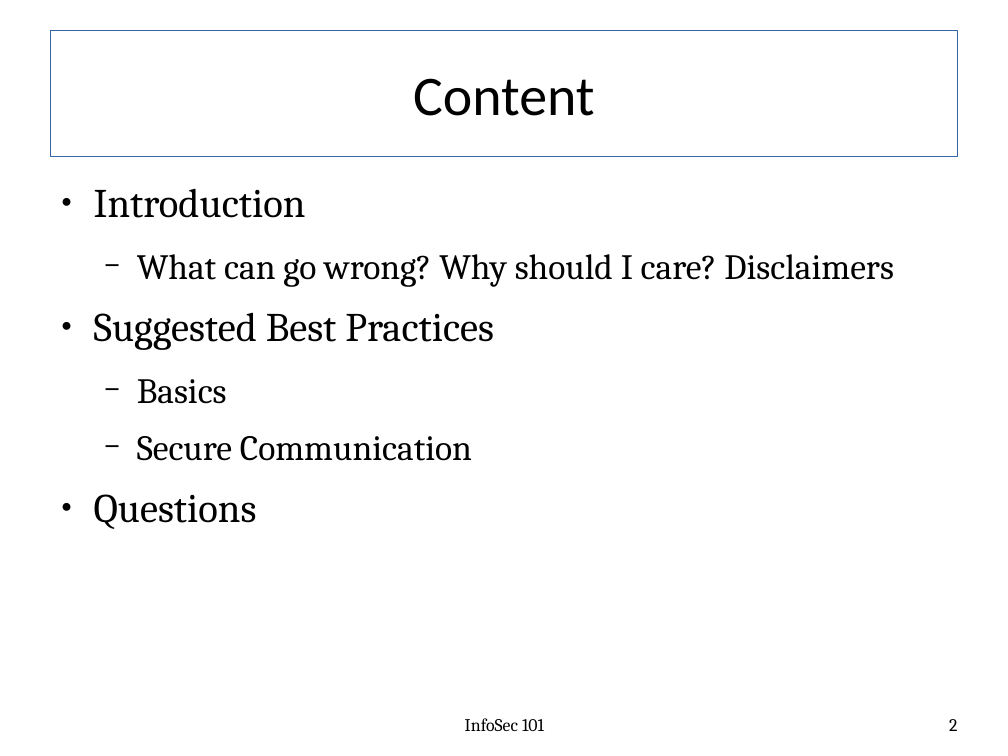
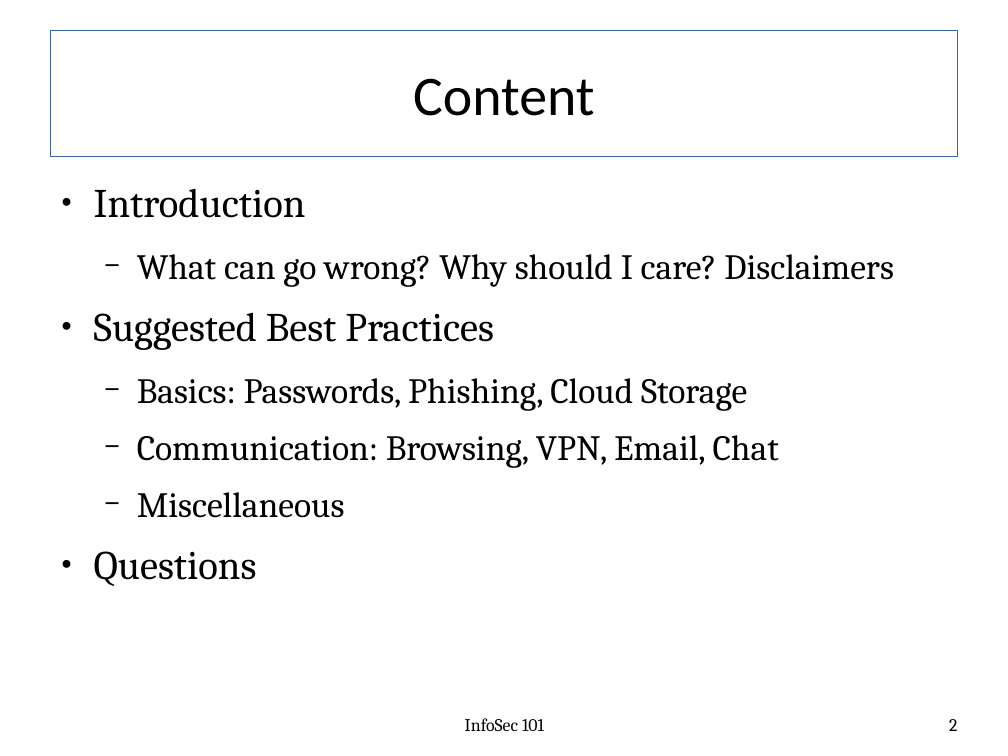
Before and after one commit to fabianlischka/InfoSec101, a slide deck: slide 2 of InfoSec101-Presentation-FCC-2015-02-26.odp. Drawn at 1008x756 pixels with LibreOffice and Linux fonts; fonts in the diff are those of the drawing. Boxes give left, top, right and bottom in pixels: in the first picture for what was removed or moved away, otherwise in the second. Text is boxed around its words. In the diff, an @@ line names an element or a change of style, - is before the commit and + after.

```diff
--- a/InfoSec101-Presentation-FCC-2015-02-26.odp
+++ b/InfoSec101-Presentation-FCC-2015-02-26.odp
@@ text at (137,378,779,518): text changed @@
-  − Basics
-  − Secure Communication
+  − Basics: Passwords, Phishing, Cloud Storage
+  − Communication: Browsing, VPN, Email, Chat
+  − Miscellaneous
```
Also in this commit, not shown: 7 other slides changed, 25 slides added.
